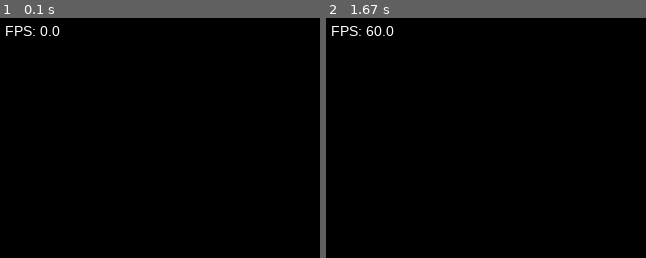
Above: before the commit, frames 1-2 (left to right).
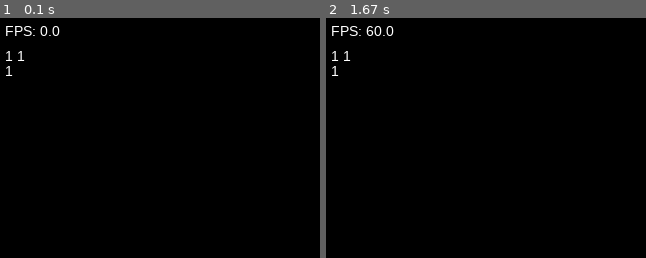
Above: after the commit, the same moments.

Repository: millwardesque/pycross
Game: pygame game, started from app.py
The game is run twice, just before and just after one commit, with the same random seed, the same clock (stepped at 60 frames per second) and the same inputs.
Inputs:
- Up to frame 1 (0.1 s): no input
- Up to frame 2 (1.67 s): no input
The pictures show only the part of the screen within x 0-50%, y 0-50%; the shares and areas given below are measured in that part.
In our replay, the window is 320x240 before the commit and 640x480 after it. These sizes can differ from the game's own. Grey fills any space a smaller window leaves; there, only what the larger window draws over its background counts as a difference.

The runs differ from the first frame. In frame 1, 0.1% of the frame differs, in the area x 1-8%, y 13-25%; in frame 2, 0.1%.

Commit message:
Rendering row definitions as text partially correct!

Diff:
--- /dev/null
+++ b/board_renderer.py
@@ -0,0 +1,9 @@
+import abc
+
+from board import Board
+from rendering_engine import RenderingEngine
+
+class BoardRendererInterface(metaclass=abc.ABCMeta):
+    @abc.abstractmethod
+    def render_board(self, renderer: RenderingEngine, x: int, y: int, board: Board, is_revealed: bool):
+        pass
--- a/mock_rendering_engine.py
+++ b/mock_rendering_engine.py
@@ -40,5 +40,17 @@
             'color': color
         }
 
+    def get_text_width(self, text, render_horizontal: bool=True):
+        if render_horizontal:
+            return self.font_size * len(text)
+        else:
+            return self.font_size
+
+    def get_text_height(self, text, render_horizontal: bool=True):
+        if render_horizontal:
+            return self.font_size
+        else:
+            return self.font_size * len(text)
+
     def last_command(self) -> str:
         return self._last_command
--- a/pycross.py
+++ b/pycross.py
@@ -1,18 +1,21 @@
 import pygame
 
 from board import Board
+from board_renderer import BoardRendererInterface
 from rendering_engine import RenderingEngine
-
+from text_board_renderer import TextBoardRenderer
 
 class Pycross:
     _renderer: RenderingEngine = None
     _clock: pygame.time.Clock = None
     _is_running: bool = False
     _board: Board = None
+    _board_renderer: BoardRendererInterface = None
 
     def initialize(self) -> None:
-        self._renderer = RenderingEngine.pygame_engine(320, 240, 14)
+        self._renderer = RenderingEngine.pygame_engine(640, 480, 14)
         self._clock = pygame.time.Clock()
+        self._board_renderer = TextBoardRenderer()
 
         squares = [
             [1, 0, 1],
@@ -38,4 +41,7 @@
 
         self._renderer.clear()
         self._renderer.draw_text(f"FPS: {fps}", 5, 5)
+        self._board_renderer.render_row_definition(self._renderer, 5, 30, self._board, 0)
+        self._board_renderer.render_row_definition(self._renderer, 5, 45, self._board, 1)
+
         self._renderer.end_render()
--- a/pygame_rendering_engine.py
+++ b/pygame_rendering_engine.py
@@ -43,3 +43,25 @@
 
         text_surface = self._font.render(text, True, color)
         self._screen.blit(text_surface, [x, y])
+
+    def get_text_width(self, text, render_horizontal: bool=True):
+        if render_horizontal:
+            return self._font.size(text)[0]
+        else:
+            max_width = 0
+            for c in text:
+                width = self._font.size(c)[0]
+                if width > max_width:
+                    max_width = width
+
+            return max_width
+
+    def get_text_height(self, text, render_horizontal: bool=True):
+        if render_horizontal:
+            return self._font.size(text)[1]
+        else:
+            total_height = 0
+            for c in text:
+                total_height += self._font.size(c)[1]
+
+            return total_height
--- a/rendering_engine.py
+++ b/rendering_engine.py
@@ -47,4 +47,12 @@
 
     @abc.abstractmethod
     def draw_text(self, text: str, x: int, y: int, color: list=None):
-        raise NotImplementedError("RenderingEngine base class doesn't implement this method")
+        pass
+
+    @abc.abstractmethod
+    def get_text_width(self, text, render_horizontal: bool=True):
+        pass
+
+    @abc.abstractmethod
+    def get_text_height(self, text, render_horizontal: bool=True):
+        pass
--- /dev/null
+++ b/test_pygame_rendering_engine.py
@@ -0,0 +1,26 @@
+import pytest
+
+from pygame_rendering_engine import PygameRenderingEngine
+
+def test_get_text_width():
+    font_size = 14
+    r = PygameRenderingEngine(320, 240, font_size)
+    text = 'TEST!'
+    expected_width = 40  # Determined by running this as a failing test first. Awkard :s
+    expected_vertical_width = 9 # Determined by running this as a failing test first. Awkard :s
+
+    assert r.get_text_width(text) == expected_width
+    assert r.get_text_width(text, render_horizontal=False) == expected_vertical_width
+
+def test_get_text_height():
+    font_size = 14
+    r = PygameRenderingEngine(320, 240, font_size)
+    text = 'TEST!'
+
+    # These values were determined by running this as a failing test
+    # first. Awkward :s
+    expected_height = 16
+    expected_vertical_height = 80
+
+    assert r.get_text_height(text) == expected_height
+    assert r.get_text_height(text, render_horizontal=False) == expected_vertical_height
--- /dev/null
+++ b/test_text_board_renderer.py
@@ -0,0 +1,33 @@
+import pytest
+
+from board import Board
+from rendering_engine import RenderingEngine
+from text_board_renderer import TextBoardRenderer
+
+def test_row_definition_width():
+     squares = [
+         [1, 0, 1],
+         [0, 1, 0],
+     ]
+     test_board = Board(squares)
+     text_renderer = TextBoardRenderer()
+     font_size = 10
+     font_padding = 2
+     r = RenderingEngine.pygame_engine(640, 480, font_size)
+
+     expected_width = r.get_text_width("1 1")
+     assert text_renderer.get_row_definition_width(r, test_board, 0) == expected_width
+
+def test_row_definition_height():
+     squares = [
+         [1, 0, 1],
+         [0, 1, 0],
+     ]
+     test_board = Board(squares)
+     text_renderer = TextBoardRenderer()
+     font_size = 10
+     font_padding = 2
+     r = RenderingEngine.pygame_engine(640, 480, font_size)
+
+     expected_height = r.get_text_height("1 1")
+     assert text_renderer.get_row_definition_height(r, test_board, 0) == expected_height
--- /dev/null
+++ b/text_board_renderer.py
@@ -0,0 +1,40 @@
+from board import Board
+from board_renderer import BoardRendererInterface
+from rendering_engine import RenderingEngine
+
+
+class TextBoardRenderer(BoardRendererInterface):
+
+    def render_board(self, renderer: RenderingEngine, x: int, y: int, board: Board, is_revealed: bool):
+        pass
+
+    def render_row_definition(self, renderer: RenderingEngine, x: int, y: int, board: Board, row: int):
+        row_def = board.get_definition('row', row)
+        row_def_str = self._row_definition_as_str(row_def)
+        renderer.draw_text(row_def_str, x, y)
+
+
+    #def render_column_definition(self, renderer: Renderer, x: int, y: int, board: Board, column: int):
+    #    pass
+    #
+    #def render_grid_unsolved(self, renderer: Renderer, x: int, y: int, board: Board):
+    #    pass
+    #
+    #def render_grid_revealed(self, renderer: Renderer, x: int, y: int, board: Board):
+    #    pass
+    #
+    #def render_markers(self, renderer: Renderer, x: int, y: int, board: Board):
+    #    pass
+
+    def _row_definition_as_str(self, row_definition: list) -> str:
+        return ' '.join([str(x) for x in row_definition])
+
+    def get_row_definition_width(self, renderer: RenderingEngine, board: Board, row: int) -> int:
+        row_def = board.get_definition('row', row)
+        row_def_str = self._row_definition_as_str(row_def)
+        return renderer.get_text_width(row_def_str)
+
+    def get_row_definition_height(self, renderer: RenderingEngine, board: Board, row: int) -> int:
+        row_def = board.get_definition('row', row)
+        row_def_str = self._row_definition_as_str(row_def)
+        return renderer.get_text_height(row_def_str)
Not shown, changed: TODO.md
